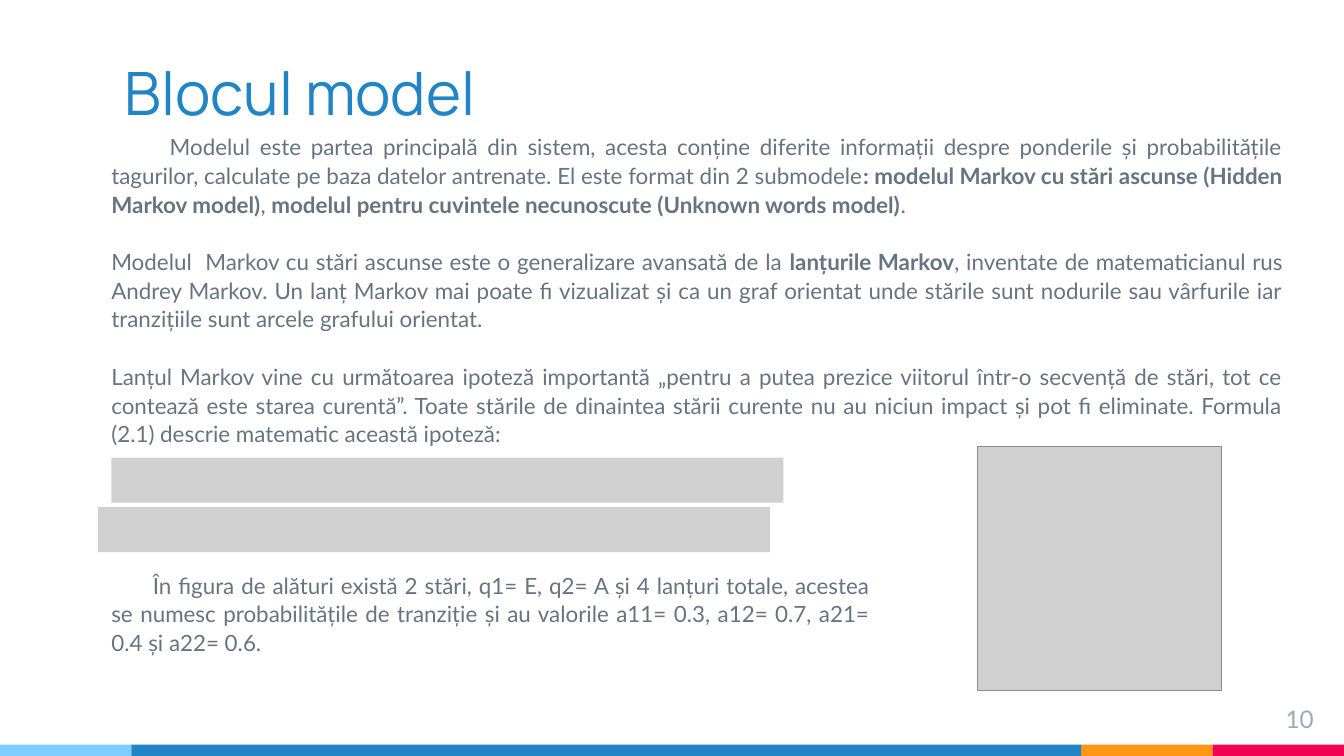
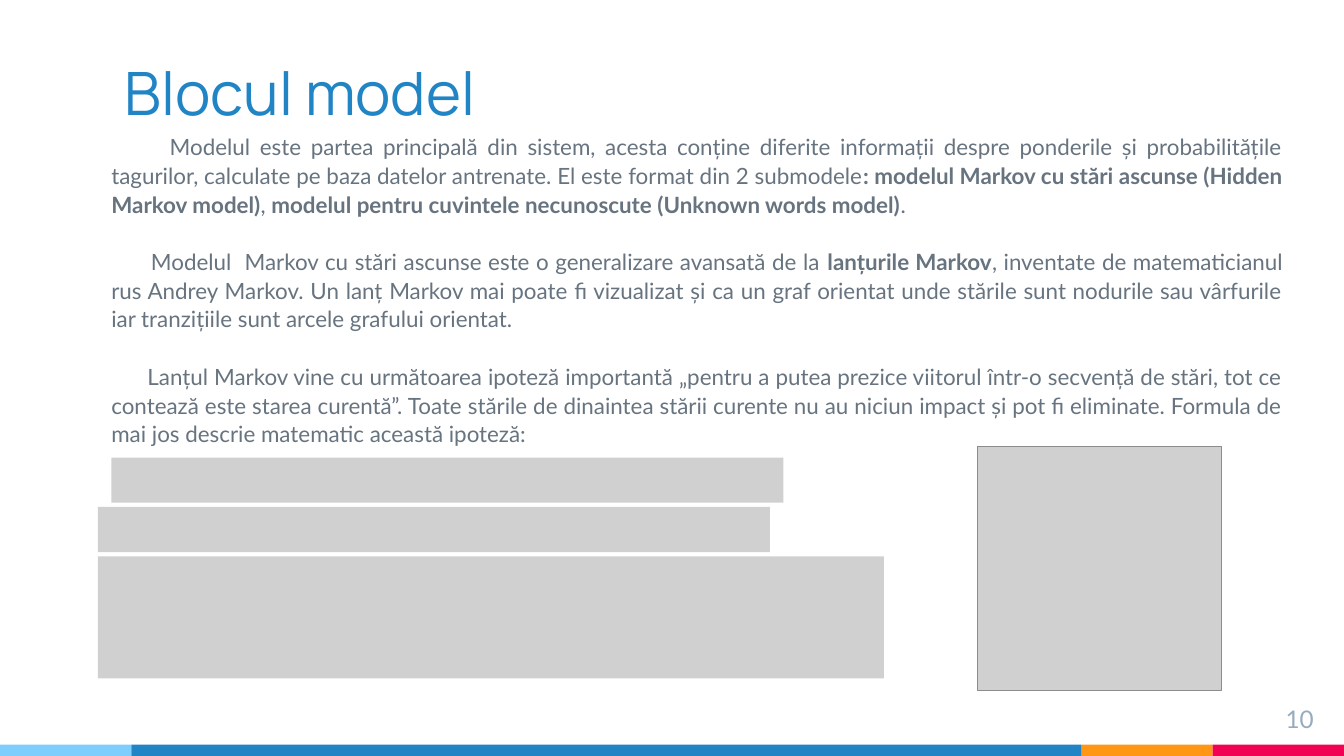
Before and after one commit to ST4NSB/part-of-speech-tagging, a slide deck: slide 10 of docs/pos_tagging_prezentare.pptx. Drawn at 1344x756 pixels with LibreOffice and Linux fonts; fonts in the diff are those of the drawing; grey boxes stand for pictures. Boxes give left, top, right and bottom in pixels: in the first picture for what was removed or moved away, otherwise in the second. Text is boxed around its words. In the diff, an @@ line names an element or a change of style, - is before the commit and + after.

```diff
--- a/docs/pos_tagging_prezentare.pptx
+++ b/docs/pos_tagging_prezentare.pptx
@@ text at (111,368,1281,446): text changed @@
-Lanțul Markov vine cu următoarea ipoteză importantă „pentru a putea prezice viitorul într-o secvență de stări, tot ce contează este starea curentă”. Toate stările de dinaintea stării curente nu au niciun impact și pot fi eliminate. Formula (2.1) descrie matematic această ipoteză:
+Lanțul Markov vine cu următoarea ipoteză importantă „pentru a putea prezice viitorul într-o secvență de stări, tot ce contează este starea curentă”. Toate stările de dinaintea stării curente nu au niciun impact și pot fi eliminate. Formula de mai jos descrie matematic această ipoteză:
@@ picture added at (98,556,884,679) @@
@@ text removed at (111,574,869,656) @@
-În figura de alături există 2 stări, q1= E, q2= A și 4 lanțuri totale, acestea se numesc probabilitățile de tranziție și au valorile a11= 0.3, a12= 0.7, a21= 0.4 și a22= 0.6.
```
Also in this commit, not shown: 5 other slides changed, 1 other file.
